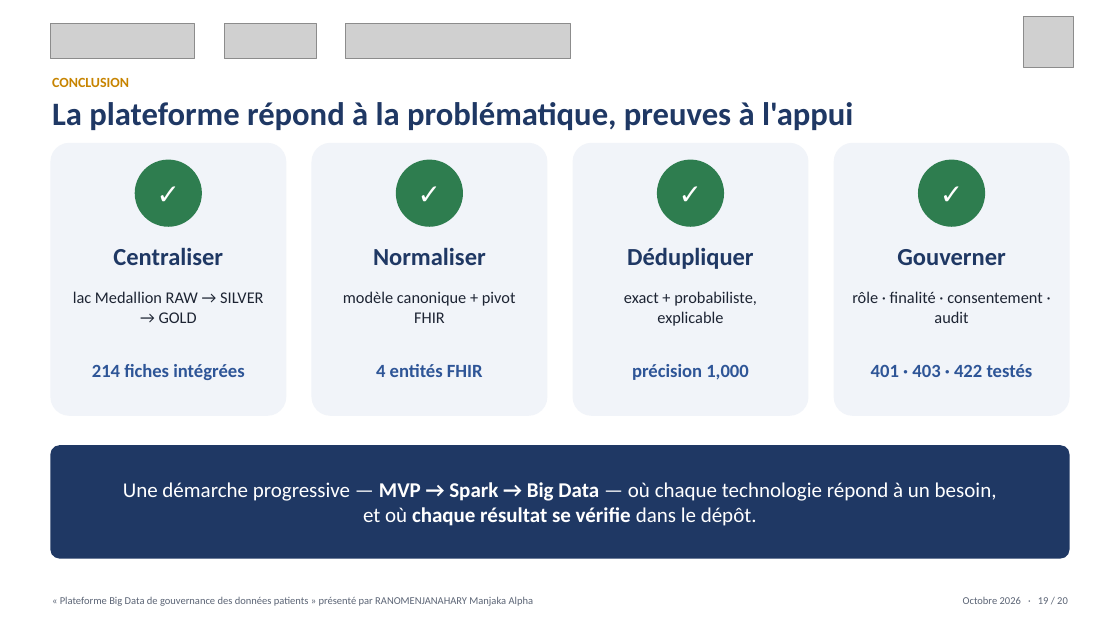
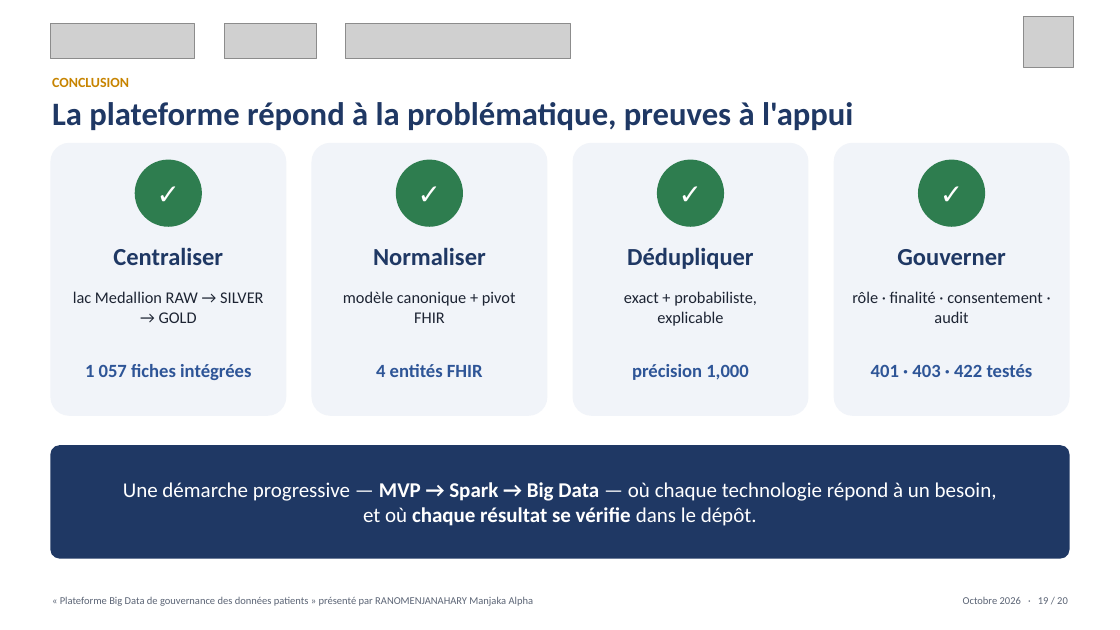
Before and after one commit to Alphamanjaka/test-big-data, a slide deck: slide 19 of documents/slide_soutenance/Soutenance_M2_MBDS_RANOMENJANAHARY.pptx. Drawn at 1120x630 pixels with LibreOffice and Linux fonts; fonts in the diff are those of the drawing; grey boxes stand for pictures. Boxes give left, top, right and bottom in pixels: in the first picture for what was removed or moved away, otherwise in the second. Text is boxed around its words. In the diff, an @@ line names an element or a change of style, - is before the commit and + after.

```diff
--- a/documents/slide_soutenance/Soutenance_M2_MBDS_RANOMENJANAHARY.pptx
+++ b/documents/slide_soutenance/Soutenance_M2_MBDS_RANOMENJANAHARY.pptx
@@ text at box(85, 364, 251, 380): text changed @@
-214 fiches intégrées
+1 057 fiches intégrées
```
Also in this commit, not shown: 3 other slides changed, 2 other files.
